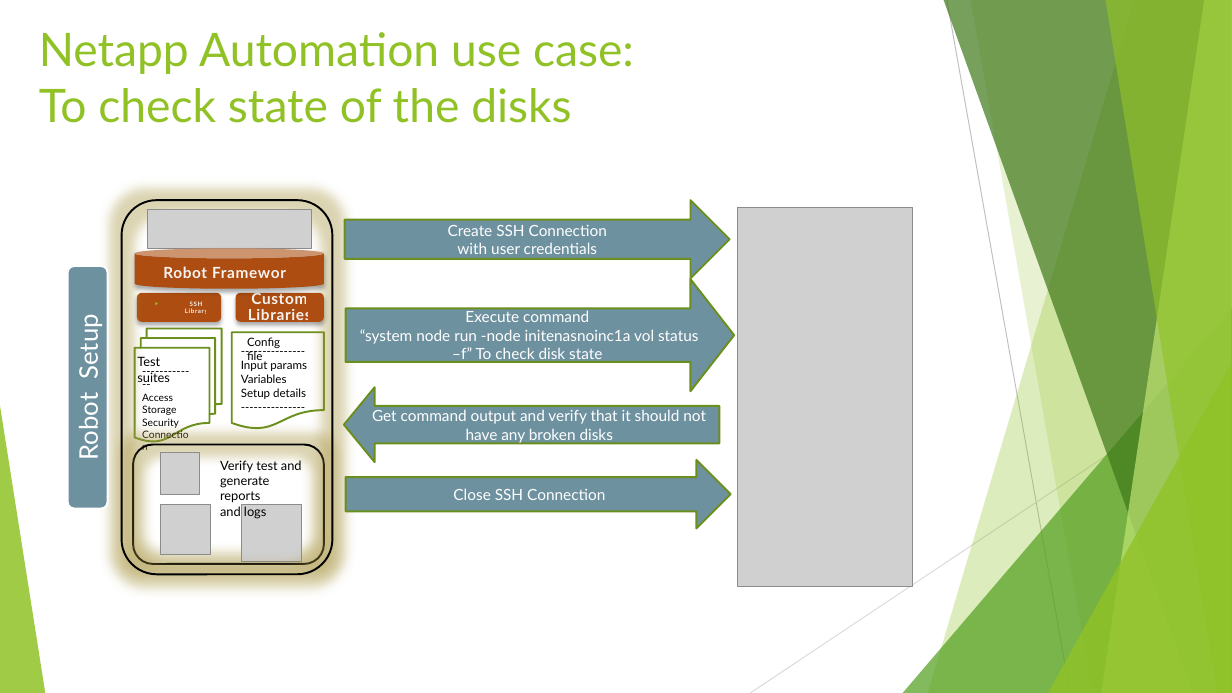
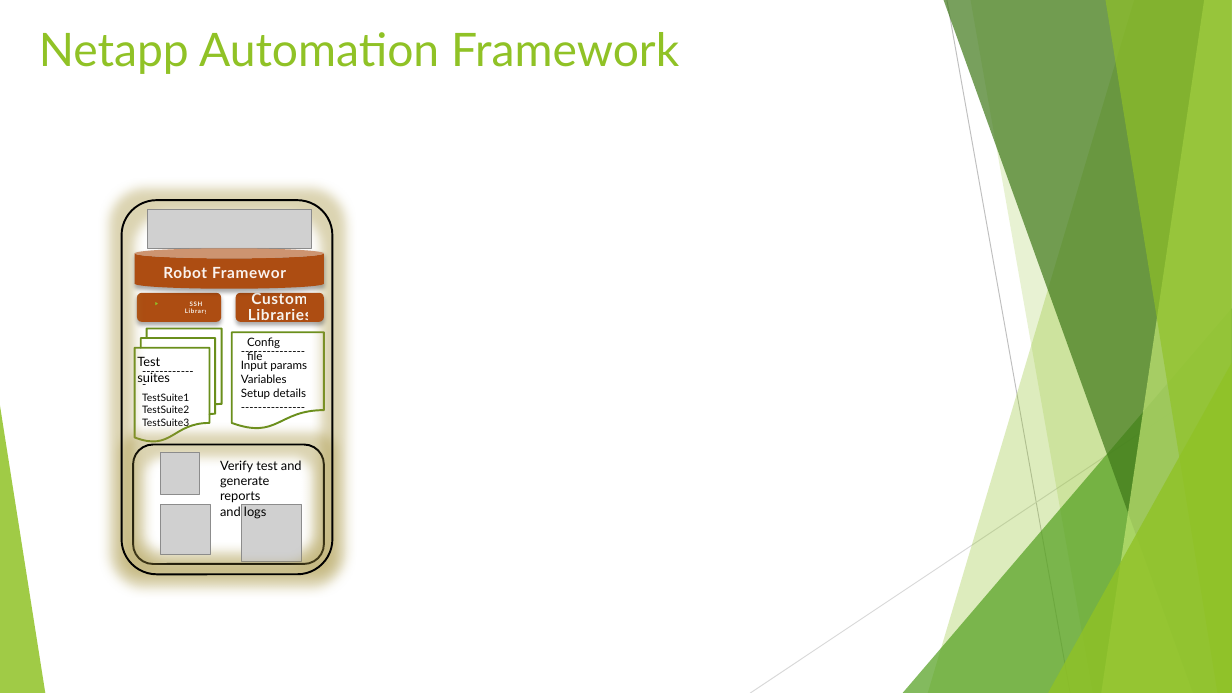
Before and after one commit to chandella07/Netapp_Test_Automation, a slide deck: slide 2 of Framework_ppt/NetApp Test Automation.pptx. Drawn at 1232x693 pixels with LibreOffice and Linux fonts; fonts in the diff are those of the drawing; grey boxes stand for pictures. Boxes give left, top, right and bottom in pixels: in the first picture for what was removed or moved away, otherwise in the second. Text is boxed around its words. In the diff, an @@ line names an element or a change of style, - is before the commit and + after.

Commit message:
updated ppt

```diff
--- a/Framework_ppt/NetApp Test Automation.pptx
+++ b/Framework_ppt/NetApp Test Automation.pptx
@@ title at box(39, 32, 679, 74): text changed @@
-Netapp Automation use case:
-To check state of the disks
+Netapp Automation Framework
@@ right arrow removed at box(345, 201, 730, 279) @@
-Create SSH Connection
-with user credentials
@@ picture removed at box(738, 208, 913, 587) @@
@@ rounded rectangle removed at box(68, 266, 108, 508) @@
-Robot Setup
@@ right arrow removed at box(346, 279, 735, 392) @@
-Execute command
-“system node run -node initenasnoinc1a vol status –f” To check disk state
@@ text in rounded rectangle at box(910, 289, 941, 478): text removed @@
-Netapp cluster in lab
@@ left arrow removed at box(344, 387, 719, 462) @@
-Get command output and verify that it should not have any broken disks
@@ text at box(142, 393, 189, 428): text changed @@
-Access
-Storage
-Security
-Connection
+TestSuite1
+TestSuite2
+TestSuite3
@@ right arrow removed at box(346, 460, 731, 529) @@
-Close SSH Connection
```
Also in this commit, not shown: 1 slide removed.
